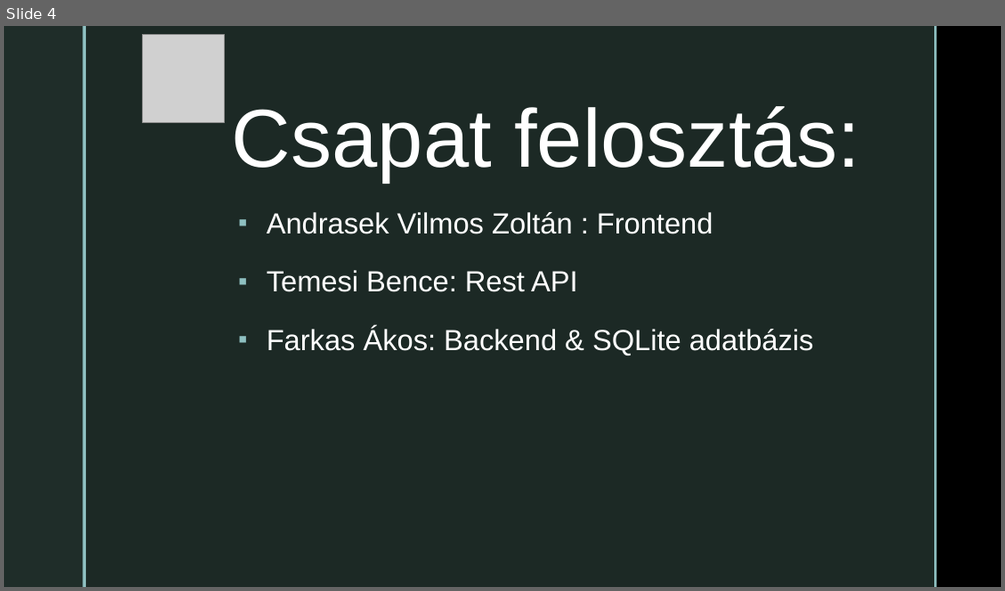
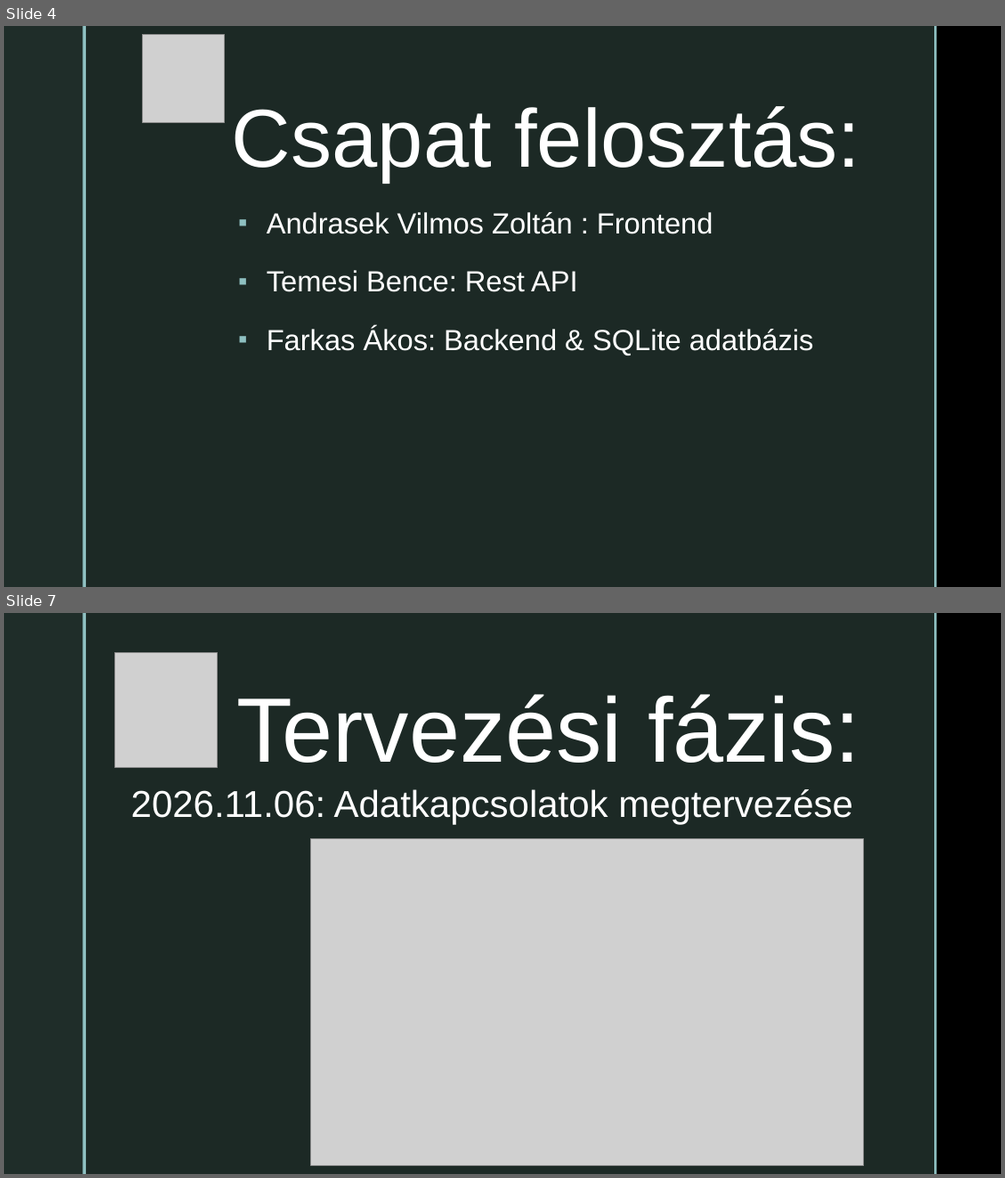
Before and after one commit to akosfarkas653-a11y/TDI-Vizsgamunka, a slide deck: TDI.pptx. Shown one above the other, each under a label of ours: slide 4 before the commit, slides 4 and 7 after it; the slides between them are not shown. The pictures are 1005x591 and 1005x1178 pixels, drawn with LibreOffice and Linux fonts; fonts in the diff are those of the drawing; grey boxes stand for pictures; background and template pictures are left out. Boxes give left, top, right and bottom in pixels: in the first picture for what was removed or moved away, otherwise in the second. Text is boxed around its words. In the diff, an @@ line names an element or a change of style, - is before the commit and + after.

```diff
--- a/TDI.pptx
+++ b/TDI.pptx
@@ slide 7 added at [4, 613, 1001, 1174], background picture (left out); not listed: 4 template elements that a slide beside it also shows @@
@@ picture added at [114, 653, 218, 767] @@
@@ text added at [184, 666, 217, 695], 18 pt, text #8EC0C1 @@
+◤
@@ title added at [236, 694, 860, 763], 88 pt, text #FFFFFF @@
+Tervezési fázis:
@@ text added at [131, 789, 853, 825], 36 pt, text #FFFFFF @@
+2026.11.06: Adatkapcsolatok megtervezése
@@ picture added at [311, 839, 864, 1166] @@
```
Also in this commit, not shown: 2 slides changed, 1 other file.
